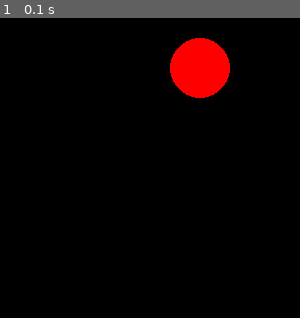
Above: before the commit, frame 1.
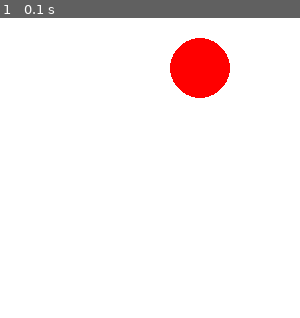
Above: after the commit, the same moment.

Repository: jwlynch/complete-pygame-tutorial
Game: pygame game, started from game.py
Two runs of this game, one before a commit and one after it. Both use one fixed random seed, a clock stepped at 60 frames per second and the inputs below.
Inputs:
- Up to frame 1 (0.1 s): no input

The runs differ from the first frame. In frame 1, 97% of the frame differs, in the area x 0-100%, y 0-100%.

Commit message:
make a WHITE rgb color, and fill the surface with white

Diff:
--- a/game.py
+++ b/game.py
@@ -3,12 +3,14 @@
 
 BLACK = pygame.color.Color(0,0,0)
 RED = pygame.color.Color(255,0,0)
+WHITE = pygame.color.Color(255,255,255)
 
 gameOver = False
 
 pygame.init()
 
 displaySurf = pygame.display.set_mode((300, 300))
+displaySurf.fill(WHITE)
 pygame.draw.circle(displaySurf, RED, (200,50), 30)
 
 # game loop goes here
